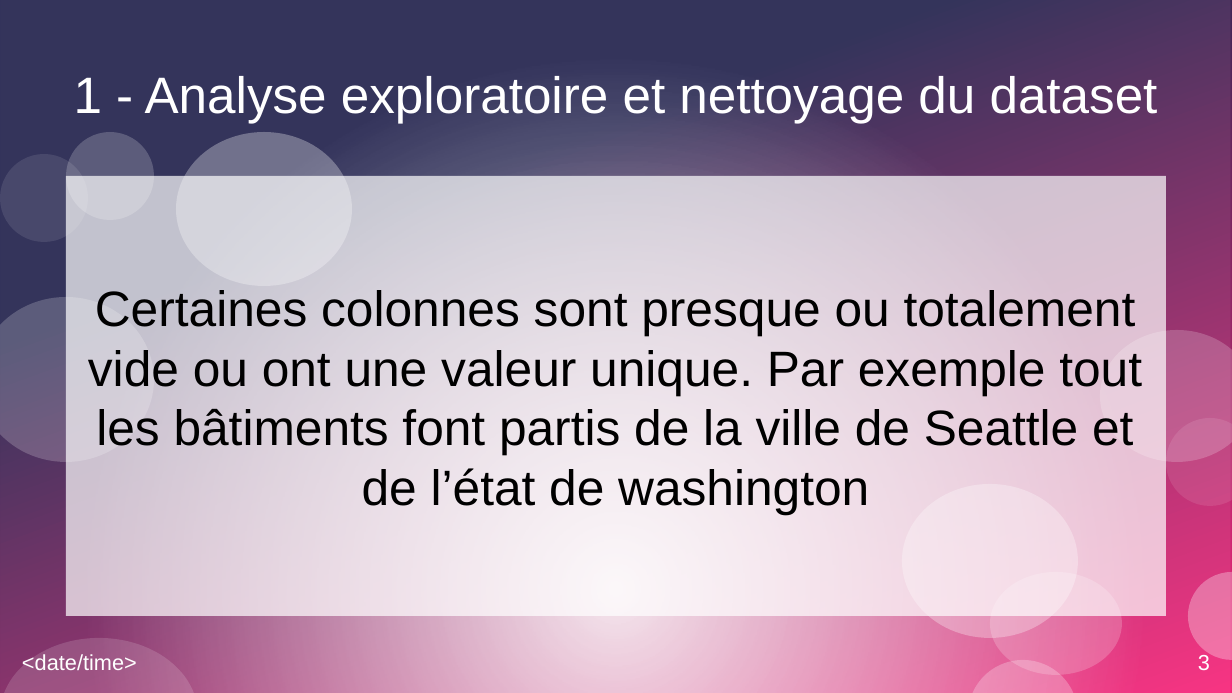
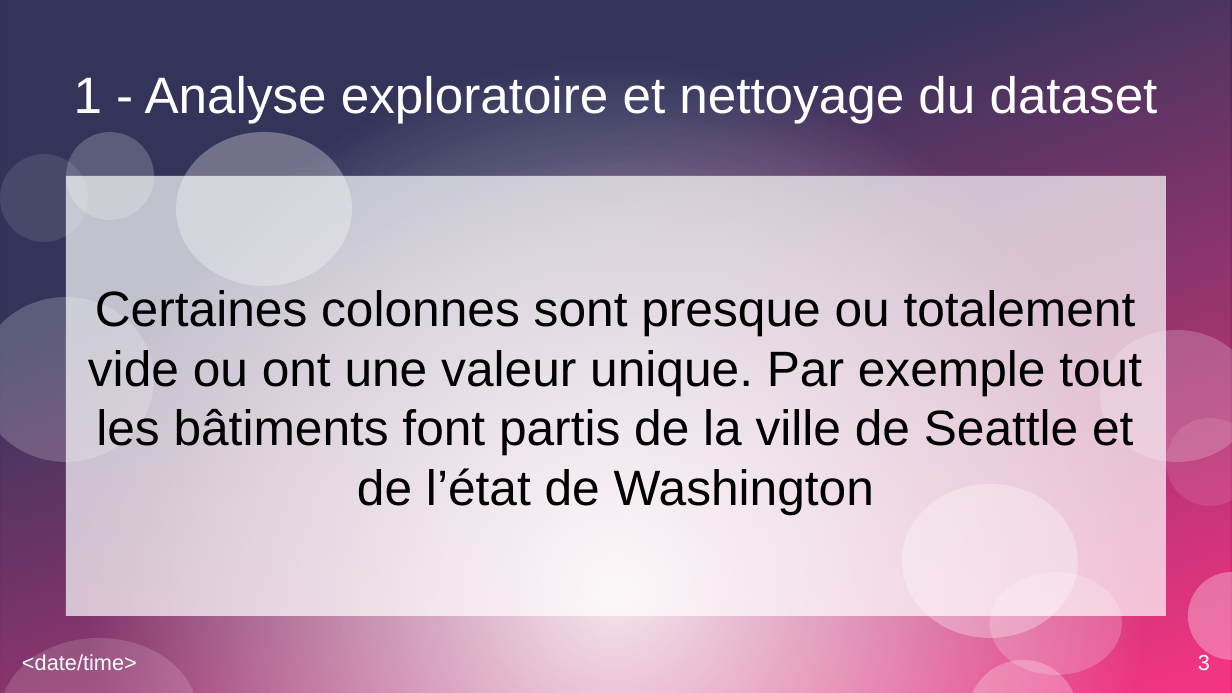
Before and after one commit to Apinsun/Projet3, a slide deck: slide 3 of présentation.odp. Drawn at 1232x693 pixels with LibreOffice and Linux fonts; fonts in the diff are those of the drawing. Boxes give left, top, right and bottom in pixels: in the first picture for what was removed or moved away, otherwise in the second. Text is boxed around its words. In the diff, an @@ line names an element or a change of style, - is before the commit and + after.

```diff
--- a/présentation.odp
+++ b/présentation.odp
@@ subtitle at [88,290,1142,514]: text changed @@
-Certaines colonnes sont presque ou totalement vide ou ont une valeur unique. Par exemple tout les bâtiments font partis de la ville de Seattle et de l’état de washington
+Certaines colonnes sont presque ou totalement vide ou ont une valeur unique. Par exemple tout les bâtiments font partis de la ville de Seattle et de l’état de Washington
```
Also in this commit, not shown: 1 other slide changed, 1 slide added, 4 other files.
